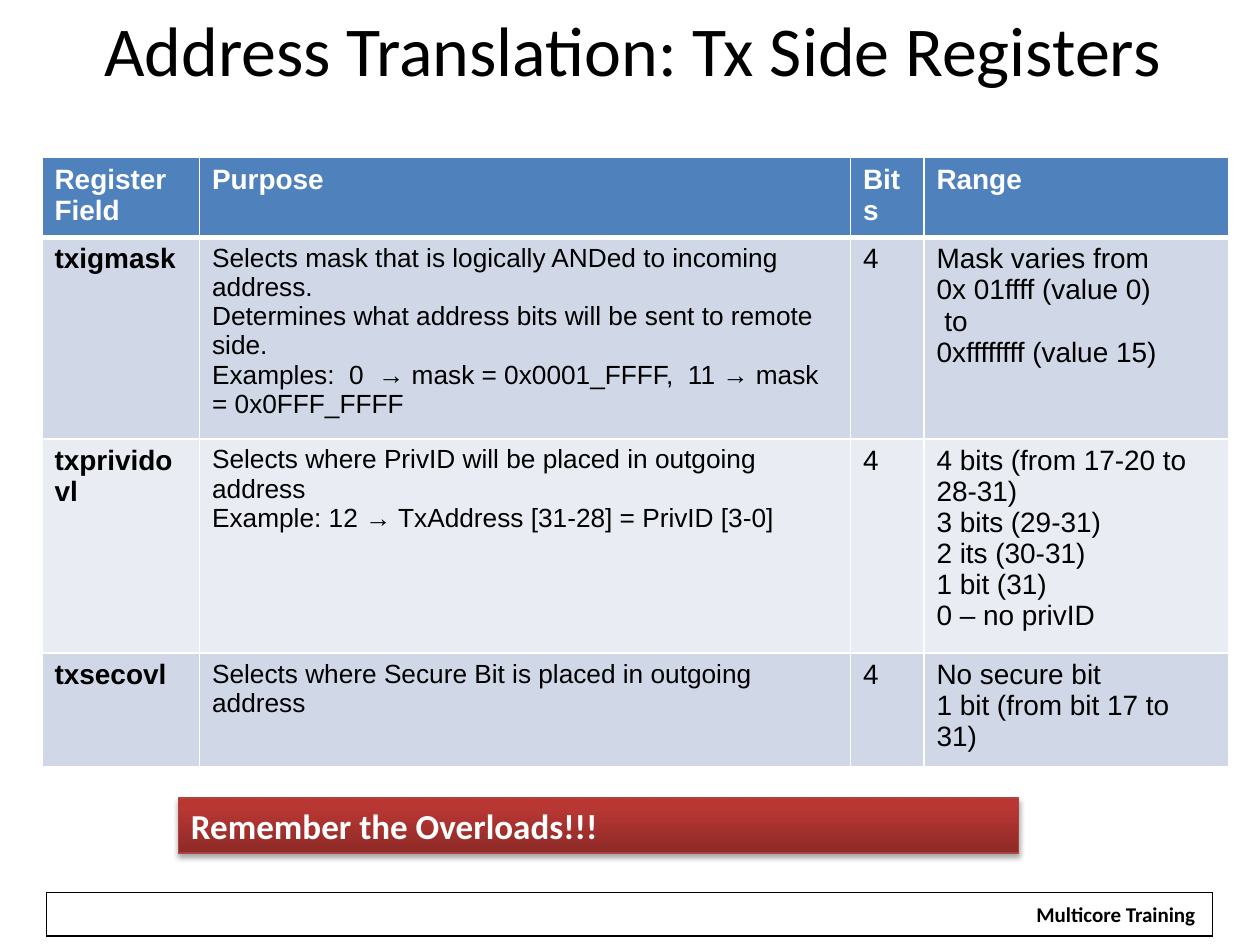
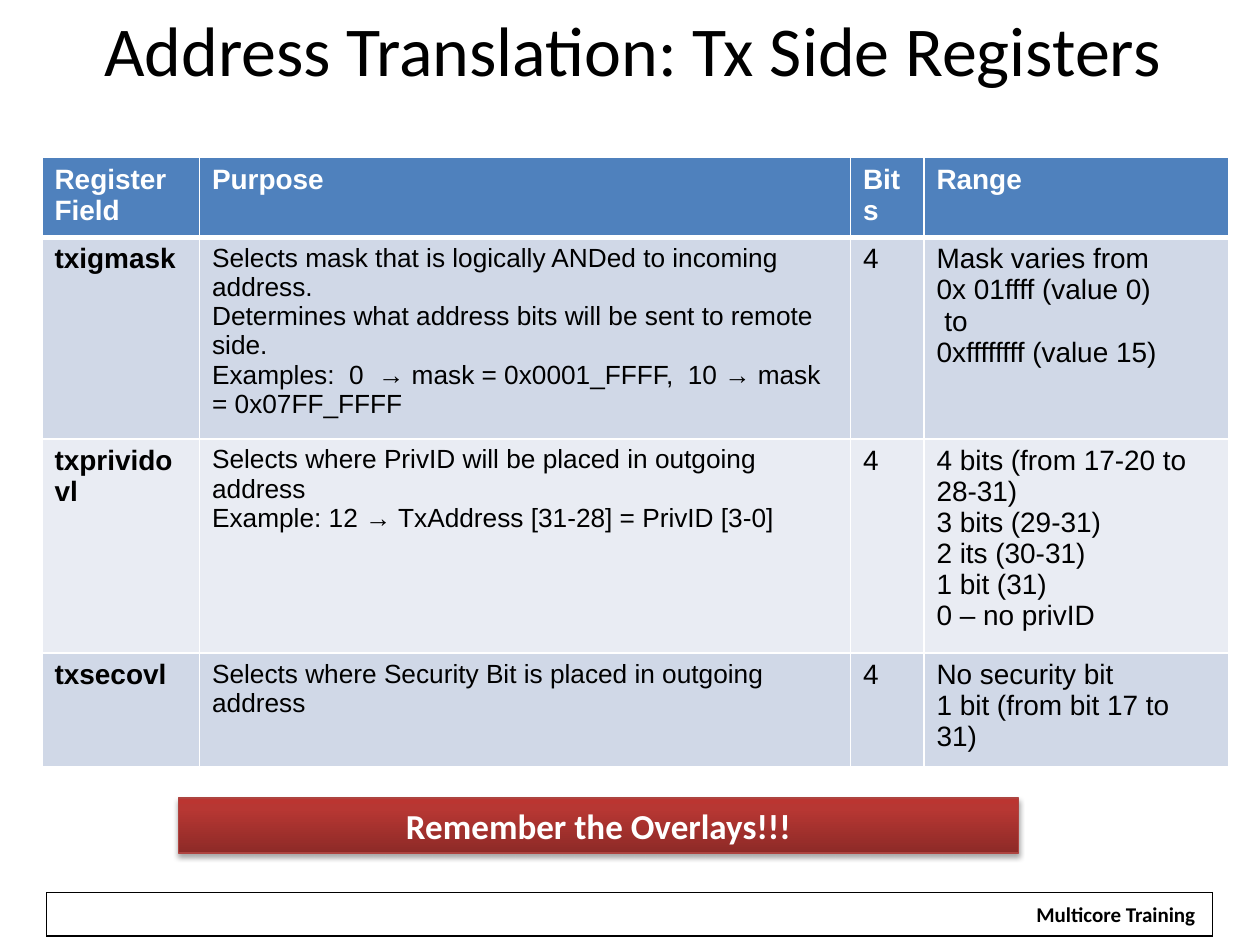
Before and after one commit to hari1989/keystone-workshop, a slide deck: slide 21 of slides/Intro to Hyperlink.pptx (slide 19 before the commit). Drawn at 1260x945 pixels with LibreOffice and Linux fonts; fonts in the diff are those of the drawing; background and template pictures are left out. Boxes give left, top, right and bottom in pixels: in the first picture for what was removed or moved away, otherwise in the second. Text is boxed around its words. In the diff, an @@ line names an element or a change of style, - is before the commit and + after.

```diff
--- a/slides/Intro to Hyperlink.pptx
+++ b/slides/Intro to Hyperlink.pptx
@@ table at [42,158,1228,756] @@
-row 2, column 2: Selects mask that is logically ANDed to incoming address. Determines what address bits will be sent to remote side. Examples: 0 → mask = 0x0001_FFFF, 11 → mask = 0x0FFF_FFFF
+row 2, column 2: Selects mask that is logically ANDed to incoming address. Determines what address bits will be sent to remote side. Examples: 0 → mask = 0x0001_FFFF, 10 → mask = 0x07FF_FFFF
-row 4, column 2: Selects where Secure Bit is placed in outgoing address
+row 4, column 2: Selects where Security Bit is placed in outgoing address
-row 4, column 4: No secure bit / 1 bit (from bit 17 to 31)
+row 4, column 4: No security bit / 1 bit (from bit 17 to 31)
@@ text in rectangle at [406,814,791,845]: text changed @@
-Remember the Overloads!!!
+Remember the Overlays!!!
```
Also in this commit, not shown: 45 other slides changed, 3 slides added, 1 slide removed.
